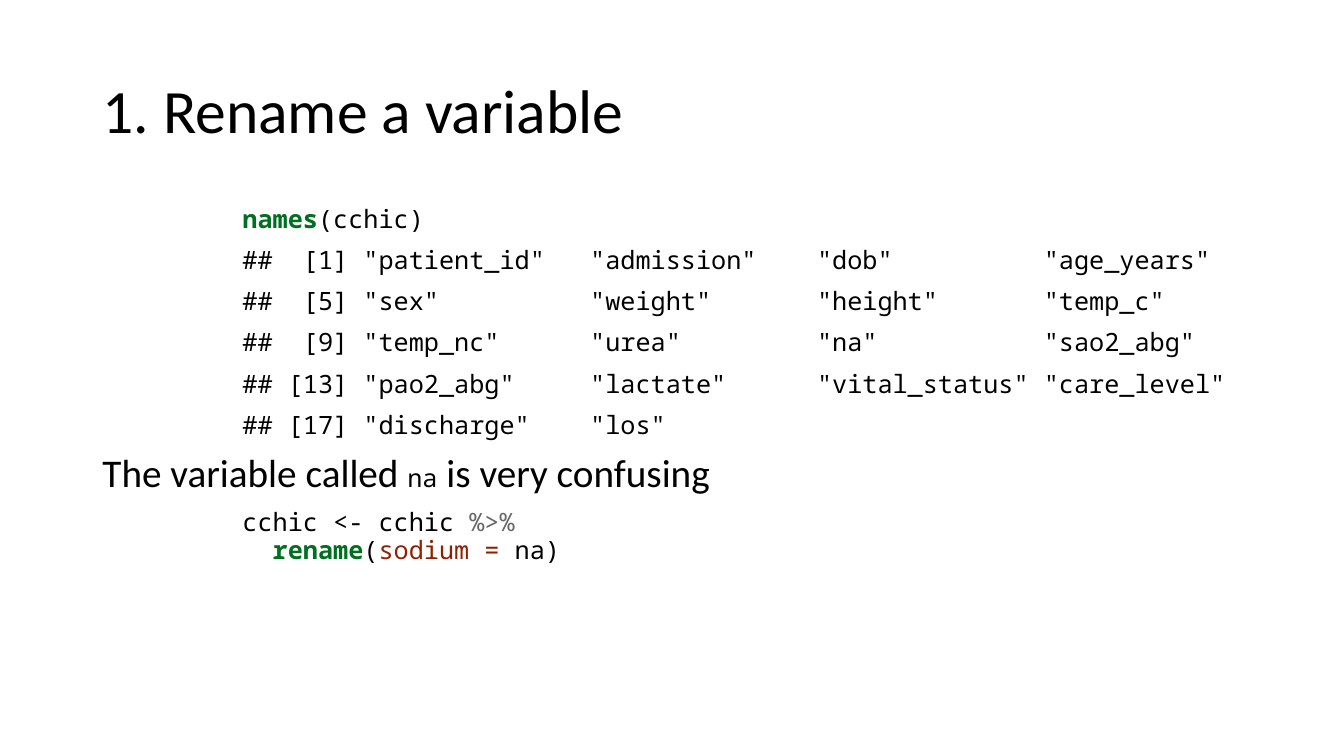
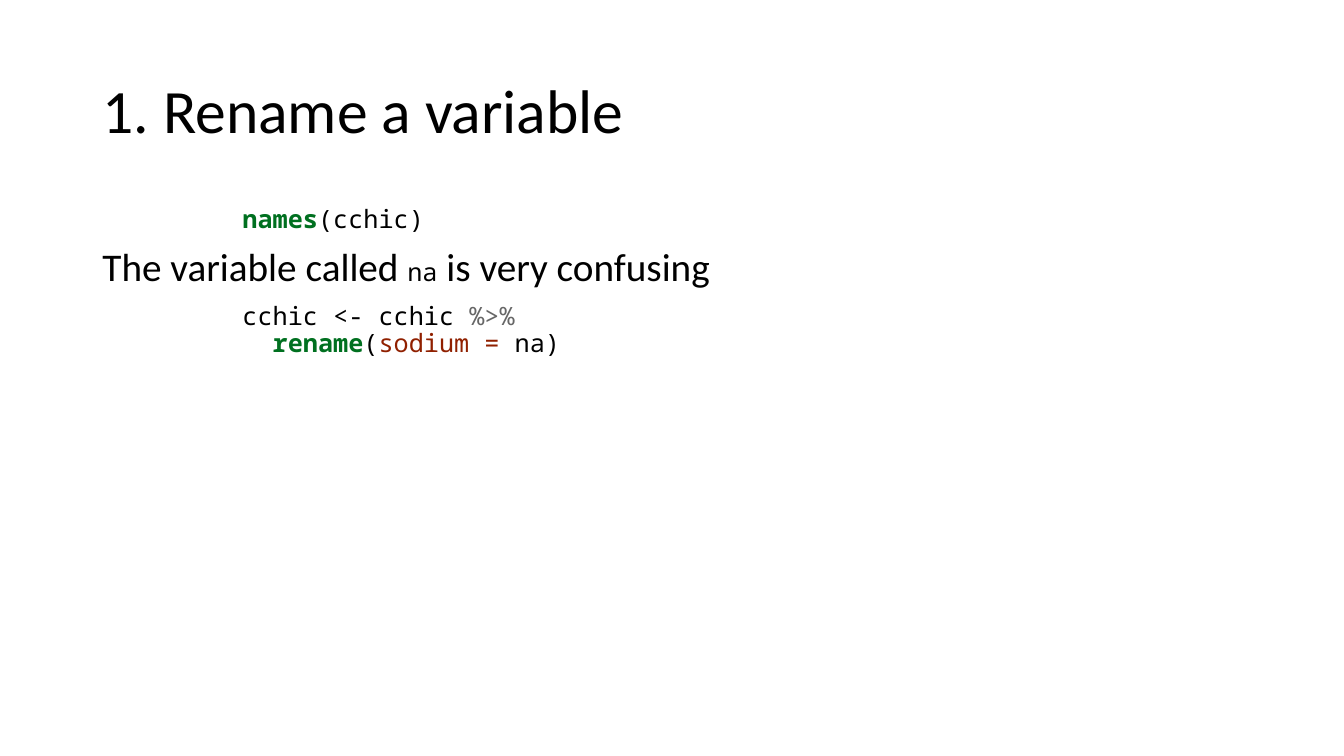
Before and after one commit to uclh-criu/learning-datascience, a slide deck: slide 21 of Workshops/Workshop4.pptx. Drawn at 1344x756 pixels with LibreOffice and Linux fonts; fonts in the diff are those of the drawing. Boxes give left, top, right and bottom in pixels: in the first picture for what was removed or moved away, otherwise in the second. Text is boxed around its words. In the diff, an @@ line names an element or a change of style, - is before the commit and + after.

```diff
--- a/Workshops/Workshop4.pptx
+++ b/Workshops/Workshop4.pptx
@@ text at (288,250,1225,440): paragraph removed @@
-## [1] "patient_id" "admission" "dob" "age_years"
-## [5] "sex" "weight" "height" "temp_c"
-## [9] "temp_nc" "urea" "na" "sao2_abg"
-## [13] "pao2_abg" "lactate" "vital_status" "care_level"
-## [17] "discharge" "los"
```
Also in this commit, not shown: 3 other slides changed, 7 other files.
